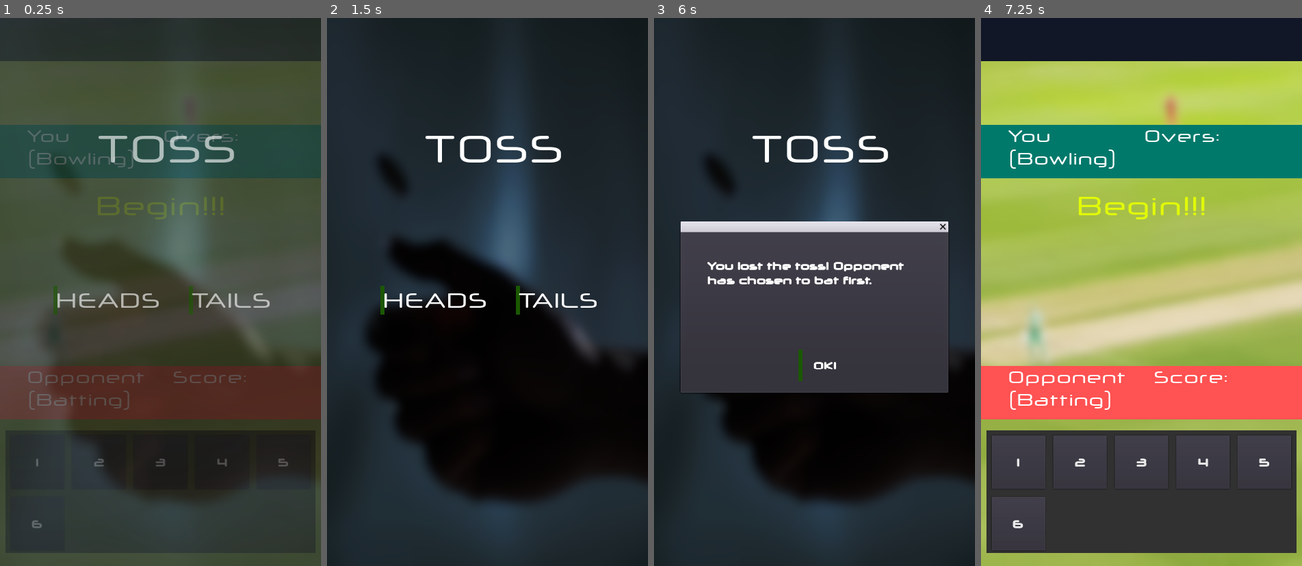
Above: before the commit, frames 1-4 (left to right).
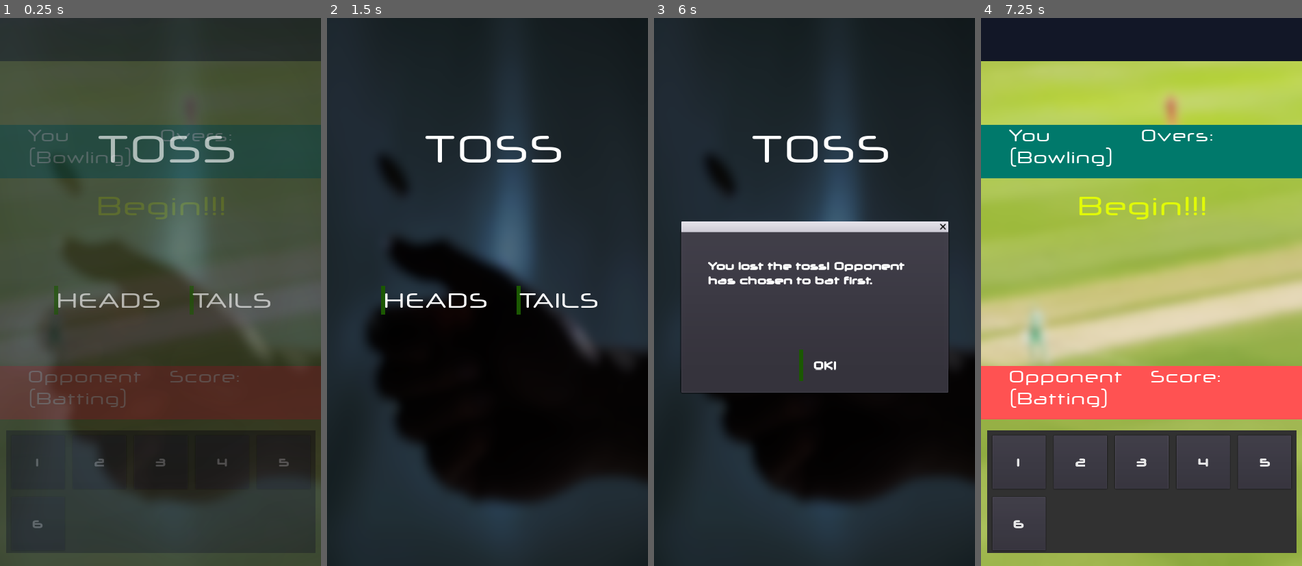
Above: after the commit, the same moments.

Repository: VivekThazhathattil/Simple-Cricket
Game: Godot game, scene res://scenes/base_game.tscn
The game is run twice, just before and just after one commit, with the same random seed, the same clock (stepped at 60 frames per second) and the same inputs. This scene is started directly instead of the project's main scene.
Inputs (mouse positions are in pixels of both pictures, inside the frame that each line leads up to):
- Up to frame 1 (0.25 s): no input
- Up to frame 2 (1.5 s): click (487, 39) at 0.5 s; click "1" at 1.25 s
- Up to frame 3 (6 s): click "2" at 2 s; click "3" at 2.75 s; click "4" at 3.5 s; click "5" at 4.25 s; click "6" at 5 s; click "HEADS" at 5.75 s
- Up to frame 4 (7.25 s): click "OK!" at 6.5 s

The runs differ from the first frame. In frame 1, 1.5% of the frame differs, in the area x 8-90%, y 20-93%; in frame 2, 0.3%; in frame 3, 0.6%; in frame 4, 1.9%, in the area x 1-90%, y 20-98%.
Error before the commit: Invalid get index 'no_overs' (on base: 'null instance'). (res://scripts/base_game.gd:34)
Error after the commit: Invalid get index 'no_overs' (on base: 'null instance'). (res://scripts/base_game.gd:36)

Commit message:
prep tourn mode basic framework

Diff:
--- a/project.godot
+++ b/project.godot
@@ -35,6 +35,7 @@
 window/size/test_height=1024
 window/handheld/orientation="portrait"
 window/stretch/mode="2d"
+window/stretch/aspect="keep"
 
 [rendering]
 
--- a/scenes/button_array.gd
+++ b/scenes/button_array.gd
@@ -3,7 +3,7 @@
 var instantaneous_score = 0
 var classic_mode = true #remove init later
 var max_nums_allowed = 10
-var wght_arr = [2, 4, 7, 12, 25, 50]
+#var wght_arr = [2, 4, 7, 12, 25, 50]
 func _ready():
 	if classic_mode:
 		$Button7.visible = false
@@ -13,7 +13,7 @@
 		max_nums_allowed = 6
 	pass
 
-func _get_opponent_move():
+func _get_opponent_move(wght_arr):
 	var rnd = randi()%100
 	for i in range(6):
 		if rnd < wght_arr[i]:
@@ -32,11 +32,27 @@
 	else:
 		return 6
 
+func adjust_for_player_difficulty(opponent_move, instantaneous_score):
+	if instantaneous_score == opponent_move:
+		if not get_parent()._player_batting:
+			if(randi()%get_parent().difficulty == 0):
+				get_parent()._not_out = false
+			else:
+				if opponent_move == 6:
+					opponent_move = randi()%5 + 1
+				else:
+					opponent_move += 1
+		else:
+			get_parent()._not_out = false
+	return opponent_move
+
 func get_opponent_action():
 	randomize()
 	if classic_mode:
 		if get_parent()._player_batting:
-			opponent_move = _get_opponent_move()
+			opponent_move = _get_opponent_move([2, 4, 7, 12, 25, 50])
+		elif not get_parent()._player_batting and get_parent().num_sides_batted_so_far == 1:
+			opponent_move = _get_opponent_move([8, 12, 16, 18, 20, 25])
 		elif not get_parent()._player_batting and get_parent().num_sides_batted_so_far == 2:
 			var rr = _get_req_runrate()
 			if rr >= 6:
@@ -52,48 +68,48 @@
 	else:
 		opponent_move = randi()%10 + 1
 
+	opponent_move = adjust_for_player_difficulty(opponent_move, instantaneous_score)
+	set_opponent_move(opponent_move)
+	get_parent()._main_handler()
+
+func set_opponent_move(opponent_move):
 	if opponent_move == 1:
-		get_node("/root/menu/base_game/opponent").set_texture(get_parent().hand_1)
+		get_parent().get_node("opponent").set_texture(get_parent().hand_1)
 	elif opponent_move == 2:
-		get_node("/root/menu/base_game/opponent").set_texture(get_parent().hand_2)
+		get_parent().get_node("opponent").set_texture(get_parent().hand_2)
 	elif opponent_move == 3:
-		get_node("/root/menu/base_game/opponent").set_texture(get_parent().hand_3)
+		get_parent().get_node("opponent").set_texture(get_parent().hand_3)
 	elif opponent_move == 4:
-		get_node("/root/menu/base_game/opponent").set_texture(get_parent().hand_4)
+		get_parent().get_node("opponent").set_texture(get_parent().hand_4)
 	elif opponent_move == 5:
-		get_node("/root/menu/base_game/opponent").set_texture(get_parent().hand_5)
+		get_parent().get_node("opponent").set_texture(get_parent().hand_5)
 	elif opponent_move == 6:
-		get_node("/root/menu/base_game/opponent").set_texture(get_parent().hand_6)
+		get_parent().get_node("opponent").set_texture(get_parent().hand_6)
 	elif opponent_move == 7:
-		get_node("/root/menu/base_game/opponent").set_texture(get_parent().hand_7)
+		get_parent().get_node("opponent").set_texture(get_parent().hand_7)
 	elif opponent_move == 8:
-		get_node("/root/menu/base_game/opponent").set_texture(get_parent().hand_8)
+		get_parent().get_node("opponent").set_texture(get_parent().hand_8)
 	elif opponent_move == 9:
-		get_node("/root/menu/base_game/opponent").set_texture(get_parent().hand_9)
+		get_parent().get_node("opponent").set_texture(get_parent().hand_9)
 	elif opponent_move == 10:
-		get_node("/root/menu/base_game/opponent").set_texture(get_parent().hand_10)
-
-	if instantaneous_score == opponent_move:
-		get_parent()._not_out = false
-	get_parent()._main_handler()
-
+		get_parent().get_node("opponent").set_texture(get_parent().hand_10)
 
 func _hand_motion():
-	var tween1 = get_node("/root/menu/base_game/player/Tween")
-	var tween2 = get_node("/root/menu/base_game/opponent/Tween")
-
-	get_node("/root/menu/base_game/player").set_texture(get_parent().hand_10)
-	get_node("/root/menu/base_game/opponent").set_texture(get_parent().hand_10)
-
-	tween1.interpolate_property(get_node("/root/menu/base_game/player"), "rotation_degrees", 0, -60, 0.3, Tween.TRANS_SINE, Tween.EASE_OUT)
+	var tween1 = get_parent().get_node("player/Tween")
+	var tween2 = get_parent().get_node("opponent/Tween")
+
+	get_parent().get_node("player").set_texture(get_parent().hand_10)
+	get_parent().get_node("opponent").set_texture(get_parent().hand_10)
+
+	tween1.interpolate_property(get_parent().get_node("player"), "rotation_degrees", 0, -60, 0.3, Tween.TRANS_SINE, Tween.EASE_OUT)
 	tween1.start()
-	tween2.interpolate_property(get_node("/root/menu/base_game/opponent"), "rotation_degrees", 0, 60, 0.3, Tween.TRANS_SINE, Tween.EASE_OUT)
+	tween2.interpolate_property(get_parent().get_node("opponent"), "rotation_degrees", 0, 60, 0.3, Tween.TRANS_SINE, Tween.EASE_OUT)
 	tween2.start()
 	yield(tween1, "tween_completed")
 
-	tween1.interpolate_property(get_node("/root/menu/base_game/player"), "rotation_degrees", -60, 0, 0.05, Tween.TRANS_SINE, Tween.EASE_OUT)
+	tween1.interpolate_property(get_parent().get_node("player"), "rotation_degrees", -60, 0, 0.05, Tween.TRANS_SINE, Tween.EASE_OUT)
 	tween1.start()
-	tween2.interpolate_property(get_node("/root/menu/base_game/opponent"), "rotation_degrees", 60, 0, 0.05, Tween.TRANS_SINE, Tween.EASE_OUT)
+	tween2.interpolate_property(get_parent().get_node("opponent"), "rotation_degrees", 60, 0, 0.05, Tween.TRANS_SINE, Tween.EASE_OUT)
 	tween2.start()
 	yield(tween1, "tween_completed")
 
@@ -101,88 +117,88 @@
 	instantaneous_score = 1
 	get_parent().ball_count += 1
 	_hand_motion()
-	if get_node("/root/menu/base_game/player").get_texture() == get_parent().hand_10:
-		yield(get_tree().create_timer(0.34), "timeout")
-		get_node("/root/menu/base_game/player").set_texture(get_parent().hand_1)
+	if get_parent().get_node("player").get_texture() == get_parent().hand_10:
+		yield(get_tree().create_timer(0.34), "timeout")
+		get_parent().get_node("player").set_texture(get_parent().hand_1)
 		get_opponent_action()
 
 func _on_Button2_pressed():
 	instantaneous_score = 2
 	get_parent().ball_count += 1
 	_hand_motion()
-	if get_node("/root/menu/base_game/player").get_texture() == get_parent().hand_10:
-		yield(get_tree().create_timer(0.34), "timeout")
-		get_node("/root/menu/base_game/player").set_texture(get_parent().hand_2)
+	if get_parent().get_node("player").get_texture() == get_parent().hand_10:
+		yield(get_tree().create_timer(0.34), "timeout")
+		get_parent().get_node("player").set_texture(get_parent().hand_2)
 		get_opponent_action()
 
 func _on_Button3_pressed():
 	instantaneous_score = 3
 	get_parent().ball_count += 1
 	_hand_motion()
-	if get_node("/root/menu/base_game/player").get_texture() == get_parent().hand_10:
-		yield(get_tree().create_timer(0.34), "timeout")
-		get_node("/root/menu/base_game/player").set_texture(get_parent().hand_3)
+	if get_parent().get_node("player").get_texture() == get_parent().hand_10:
+		yield(get_tree().create_timer(0.34), "timeout")
+		get_parent().get_node("player").set_texture(get_parent().hand_3)
 		get_opponent_action()
 
 func _on_Button4_pressed():
 	instantaneous_score = 4
 	get_parent().ball_count += 1
 	_hand_motion()
-	if get_node("/root/menu/base_game/player").get_texture() == get_parent().hand_10:
-		yield(get_tree().create_timer(0.34), "timeout")
-		get_node("/root/menu/base_game/player").set_texture(get_parent().hand_4)
+	if get_parent().get_node("player").get_texture() == get_parent().hand_10:
+		yield(get_tree().create_timer(0.34), "timeout")
+		get_parent().get_node("player").set_texture(get_parent().hand_4)
 		get_opponent_action()
 
 func _on_Button5_pressed():
 	instantaneous_score = 5
 	get_parent().ball_count += 1
 	_hand_motion()
-	if get_node("/root/menu/base_game/player").get_texture() == get_parent().hand_10:
-		yield(get_tree().create_timer(0.34), "timeout")
-		get_node("/root/menu/base_game/player").set_texture(get_parent().hand_5)
+	if get_parent().get_node("player").get_texture() == get_parent().hand_10:
+		yield(get_tree().create_timer(0.34), "timeout")
+		get_parent().get_node("player").set_texture(get_parent().hand_5)
 		get_opponent_action()
 
 func _on_Button6_pressed():
 	instantaneous_score = 6
 	get_parent().ball_count += 1
 	_hand_motion()
-	if get_node("/root/menu/base_game/player").get_texture() == get_parent().hand_10:
-		yield(get_tree().create_timer(0.34), "timeout")
-		get_node("/root/menu/base_game/player").set_texture(get_parent().hand_6)
+	if get_parent().get_node("player").get_texture() == get_parent().hand_10:
+		yield(get_tree().create_timer(0.34), "timeout")
+		get_parent().get_node("player").set_texture(get_parent().hand_6)
 		get_opponent_action()
 
 func _on_Button7_pressed():
 	instantaneous_score = 7
 	get_parent().ball_count += 1
 	_hand_motion()
-	if get_node("/root/menu/base_game/player").get_texture() == get_parent().hand_10:
-		yield(get_tree().create_timer(0.34), "timeout")
-		get_node("/root/menu/base_game/player").set_texture(get_parent().hand_7)
+	if get_parent().get_node("player").get_texture() == get_parent().hand_10:
+		yield(get_tree().create_timer(0.34), "timeout")
+		get_parent().get_node("player").set_texture(get_parent().hand_7)
 		get_opponent_action()
 
 func _on_Button8_pressed():
 	instantaneous_score = 8
 	get_parent().ball_count += 1
 	_hand_motion()
-	if get_node("/root/menu/base_game/player").get_texture() == get_parent().hand_10:
-		yield(get_tree().create_timer(0.34), "timeout")
-		get_node("/root/menu/base_game/player").set_texture(get_parent().hand_8)
+	if get_parent().get_node("player").get_texture() == get_parent().hand_10:
+		yield(get_tree().create_timer(0.34), "timeout")
+		get_parent().get_node("player").set_texture(get_parent().hand_8)
 		get_opponent_action()
 
 func _on_Button9_pressed():
 	instantaneous_score = 9
 	get_parent().ball_count += 1
 	_hand_motion()
-	if get_node("/root/menu/base_game/player").get_texture() == get_parent().hand_10:
-		yield(get_tree().create_timer(0.34), "timeout")
-		get_node("/root/menu/base_game/player").set_texture(get_parent().hand_9)
+	if get_parent().get_node("player").get_texture() == get_parent().hand_10:
+		yield(get_tree().create_timer(0.34), "timeout")
+		get_parent().get_node("player").set_texture(get_parent().hand_9)
 		get_opponent_action()
 
 func _on_Button10_pressed():
 	instantaneous_score = 10
 	get_parent().ball_count += 1
 	_hand_motion()
-	if get_node("/root/menu/base_game/player").get_texture() == get_parent().hand_10:
-		yield(get_tree().create_timer(0.34), "timeout")
-		get_node("/root/menu/base_game/player").set_texture(get_parent().hand_10)
-		get_opponent_action()
+	if get_parent().get_node("player").get_texture() == get_parent().hand_10:
+		yield(get_tree().create_timer(0.34), "timeout")
+		get_parent().get_node("player").set_texture(get_parent().hand_10)
+		get_opponent_action()
--- /dev/null
+++ b/scenes/icc.tscn
@@ -0,0 +1,11 @@
+[gd_scene load_steps=3 format=2]
+
+[ext_resource path="res://team_select.tscn" type="PackedScene" id=1]
+[ext_resource path="res://tourn_arena.tscn" type="PackedScene" id=2]
+
+[node name="icc" type="Node2D"]
+
+[node name="team_select" parent="." instance=ExtResource( 1 )]
+
+[node name="tourn_arena" parent="." instance=ExtResource( 2 )]
+visible = false
--- a/scripts/base_game.gd
+++ b/scripts/base_game.gd
@@ -28,12 +28,12 @@
 var player_overs = 0
 var opp_overs = 0
 
+var difficulty = 2;
+
 func _ready():
 	print("base_game path = " + str(self.get_path()))
 	num_sides_batted_so_far += 1
 	over_max = get_node("/root/menu").no_overs
-	print("over_max =" + str(over_max))
-	print("get_node(\"/root/menu\").no_overs =  " + str(get_node("/root/menu").no_overs))
 	$player.set_texture(hand_10)
 	$opponent.set_texture(hand_10)
 	$opponent.flip_h = true
--- /dev/null
+++ b/team_select.tscn
@@ -0,0 +1,159 @@
+[gd_scene load_steps=12 format=2]
+
+[ext_resource path="res://texture/font.tres" type="DynamicFont" id=1]
+[ext_resource path="res://sprites/windies_flag.png" type="Texture" id=2]
+[ext_resource path="res://sprites/afgan_flag.png" type="Texture" id=3]
+[ext_resource path="res://sprites/england_flag.png" type="Texture" id=4]
+[ext_resource path="res://sprites/pakistan_flag.png" type="Texture" id=5]
+[ext_resource path="res://sprites/sa_flag.png" type="Texture" id=6]
+[ext_resource path="res://sprites/bangla_flag.png" type="Texture" id=7]
+[ext_resource path="res://sprites/newzealand_flag.png" type="Texture" id=8]
+[ext_resource path="res://sprites/australia_flag.png" type="Texture" id=9]
+[ext_resource path="res://sprites/india_flag.png" type="Texture" id=10]
+[ext_resource path="res://sprites/srilanka_flag.png" type="Texture" id=11]
+
+[node name="icc" type="Node2D"]
+
+[node name="icc_bg" type="TextureRect" parent="."]
+margin_right = 40.0
+margin_bottom = 40.0
+__meta__ = {
+"_edit_use_anchors_": false
+}
+
+[node name="VBoxContainer" type="VBoxContainer" parent="."]
+margin_right = 40.0
+margin_bottom = 40.0
+rect_min_size = Vector2( 600, 1024 )
+custom_constants/separation = 100
+__meta__ = {
+"_edit_use_anchors_": false
+}
+
+[node name="Label" type="Label" parent="VBoxContainer"]
+margin_right = 600.0
+margin_bottom = 100.0
+rect_min_size = Vector2( 0, 100 )
+custom_fonts/font = ExtResource( 1 )
+text = "Select Team:"
+align = 1
+valign = 1
+
+[node name="GridContainer" type="GridContainer" parent="VBoxContainer"]
+margin_top = 200.0
+margin_right = 600.0
+margin_bottom = 800.0
+rect_min_size = Vector2( 500, 600 )
+rect_clip_content = true
+columns = 2
+
+[node name="ind" type="Button" parent="VBoxContainer/GridContainer"]
+margin_left = 93.0
+margin_top = 21.0
+margin_right = 205.0
+margin_bottom = 94.0
+rect_min_size = Vector2( 100, 67 )
+size_flags_horizontal = 6
+size_flags_vertical = 6
+icon = ExtResource( 10 )
+
+[node name="sa" type="Button" parent="VBoxContainer/GridContainer"]
+margin_left = 395.0
+margin_top = 21.0
+margin_right = 507.0
+margin_bottom = 94.0
+rect_min_size = Vector2( 100, 67 )
+size_flags_horizontal = 6
+size_flags_vertical = 6
+icon = ExtResource( 6 )
+
+[node name="aus" type="Button" parent="VBoxContainer/GridContainer"]
+margin_left = 93.0
+margin_top = 141.0
+margin_right = 205.0
+margin_bottom = 214.0
+rect_min_size = Vector2( 100, 67 )
+size_flags_horizontal = 6
+size_flags_vertical = 6
+icon = ExtResource( 9 )
+
+[node name="nz" type="Button" parent="VBoxContainer/GridContainer"]
+margin_left = 395.0
+margin_top = 141.0
+margin_right = 507.0
+margin_bottom = 214.0
+rect_min_size = Vector2( 100, 67 )
+size_flags_horizontal = 6
+size_flags_vertical = 6
+icon = ExtResource( 8 )
+
+[node name="eng" type="Button" parent="VBoxContainer/GridContainer"]
+margin_left = 87.0
+margin_top = 261.0
+margin_right = 211.0
+margin_bottom = 334.0
+rect_min_size = Vector2( 100, 67 )
+size_flags_horizontal = 6
+size_flags_vertical = 6
+icon = ExtResource( 4 )
+
+[node name="pak" type="Button" parent="VBoxContainer/GridContainer"]
+margin_left = 395.0
+margin_top = 261.0
+margin_right = 507.0
+margin_bottom = 334.0
+rect_min_size = Vector2( 100, 67 )
+size_flags_horizontal = 6
+size_flags_vertical = 6
+icon = ExtResource( 5 )
+
+[node name="bng" type="Button" parent="VBoxContainer/GridContainer"]
+margin_left = 93.0
+margin_top = 381.0
+margin_right = 205.0
+margin_bottom = 454.0
+rect_min_size = Vector2( 100, 67 )
+size_flags_horizontal = 6
+size_flags_vertical = 6
+icon = ExtResource( 7 )
+
+[node name="afg" type="Button" parent="VBoxContainer/GridContainer"]
+margin_left = 395.0
+margin_top = 381.0
+margin_right = 507.0
+margin_bottom = 454.0
+rect_min_size = Vector2( 100, 67 )
+size_flags_horizontal = 6
+size_flags_vertical = 6
+icon = ExtResource( 3 )
+
+[node name="wi" type="Button" parent="VBoxContainer/GridContainer"]
+margin_left = 93.0
+margin_top = 501.0
+margin_right = 205.0
+margin_bottom = 574.0
+rect_min_size = Vector2( 100, 67 )
+size_flags_horizontal = 6
+size_flags_vertical = 6
+icon = ExtResource( 2 )
+
+[node name="sl" type="Button" parent="VBoxContainer/GridContainer"]
+margin_left = 395.0
+margin_top = 501.0
+margin_right = 507.0
+margin_bottom = 574.0
+rect_min_size = Vector2( 100, 67 )
+size_flags_horizontal = 6
+size_flags_vertical = 6
+icon = ExtResource( 11 )
+
+[node name="quit_tournament" type="Button" parent="VBoxContainer"]
+margin_top = 900.0
+margin_right = 600.0
+margin_bottom = 1024.0
+size_flags_horizontal = 3
+size_flags_vertical = 3
+text = "Quit tournament"
+__meta__ = {
+"_edit_use_anchors_": false
+}
--- /dev/null
+++ b/tourn_arena.tscn
@@ -0,0 +1,44 @@
+[gd_scene load_steps=2 format=2]
+
+[ext_resource path="res://texture/button_theme.tres" type="Theme" id=1]
+
+[node name="tourn_arena" type="Node2D"]
+
+[node name="VBoxContainer" type="VBoxContainer" parent="."]
+margin_right = 600.0
+margin_bottom = 512.0
+rect_min_size = Vector2( 600, 512 )
+__meta__ = {
+"_edit_use_anchors_": false
+}
+
+[node name="play" type="Button" parent="VBoxContainer"]
+margin_left = 253.0
+margin_top = 106.0
+margin_right = 346.0
+margin_bottom = 147.0
+size_flags_horizontal = 6
+size_flags_vertical = 6
+theme = ExtResource( 1 )
+text = "PLAY"
+
+[node name="view_table" type="Button" parent="VBoxContainer"]
+margin_left = 205.0
+margin_top = 364.0
+margin_right = 395.0
+margin_bottom = 405.0
+size_flags_horizontal = 6
+size_flags_vertical = 6
+theme = ExtResource( 1 )
+text = "VIEW TABLE"
+
+[node name="exit_tourney" type="Button" parent="."]
+margin_left = 200.0
+margin_top = 800.0
+margin_right = 440.0
+margin_bottom = 841.0
+theme = ExtResource( 1 )
+text = "Exit tournament"
+__meta__ = {
+"_edit_use_anchors_": false
+}
Binary file added: sprites/afgan_flag.png
Not shown, added: sprites/afgan_flag.png.import
Binary file added: sprites/australia_flag.png
Not shown, added: sprites/australia_flag.png.import
Binary file added: sprites/bangla_flag.png
Not shown, added: sprites/bangla_flag.png.import
Binary file added: sprites/england_flag.png
Not shown, added: sprites/england_flag.png.import
Binary file added: sprites/india_flag.png
Not shown, added: sprites/india_flag.png.import
Binary file added: sprites/newzealand_flag.png
Not shown, added: sprites/newzealand_flag.png.import
(and 8 more such lines)
